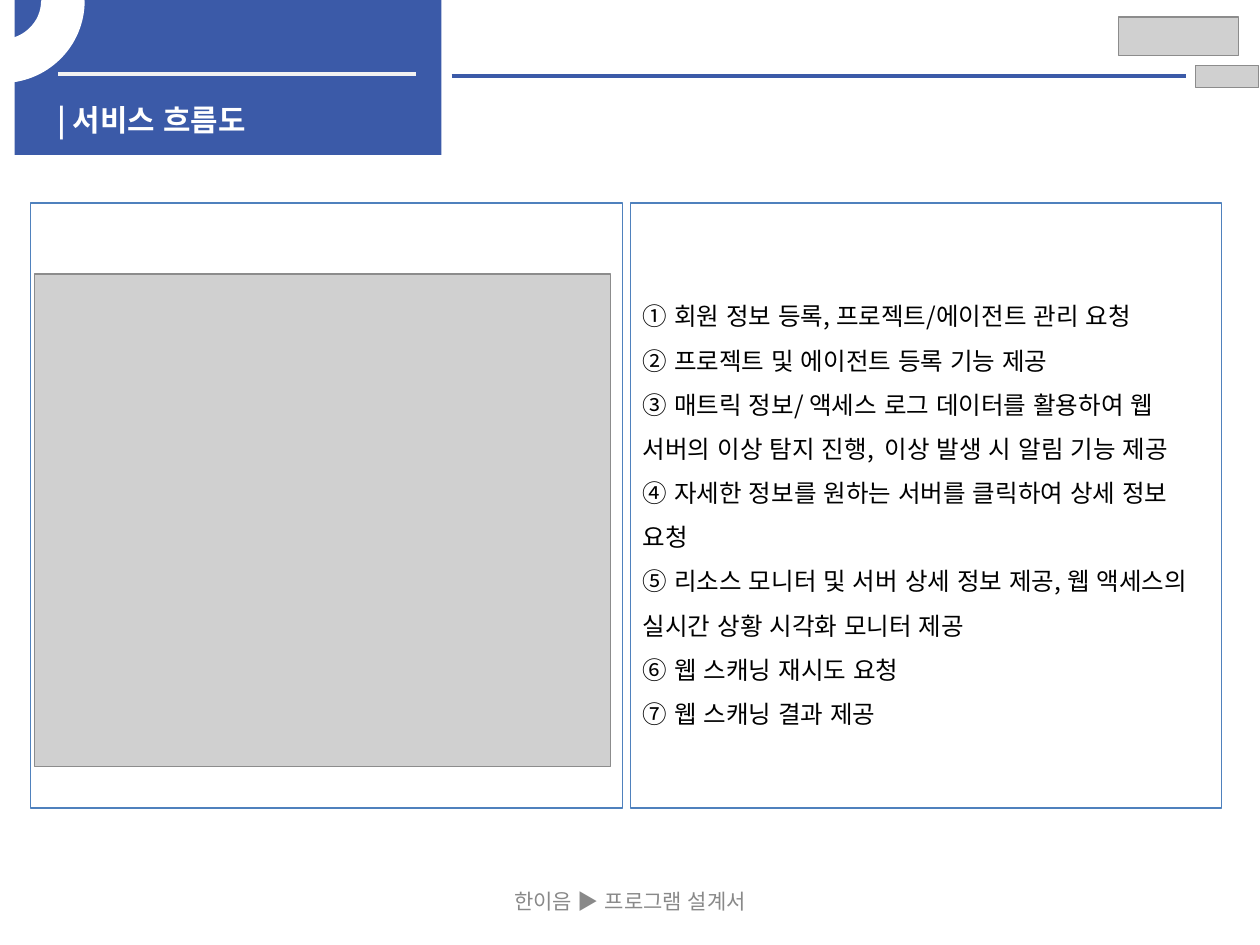
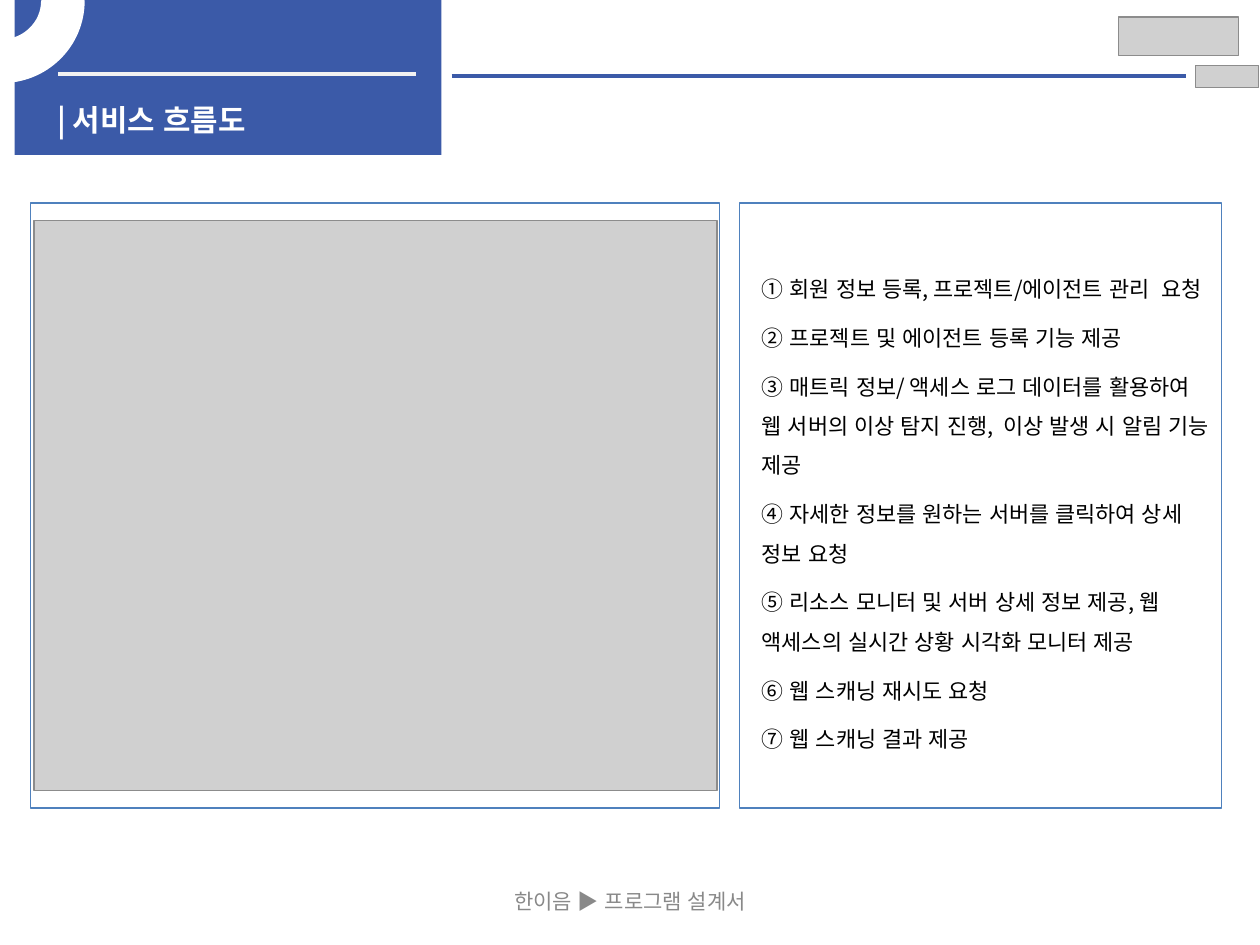
Before and after one commit to HwangYooHyun1/2023_Hanium_prj, a slide deck: slide 9 of 02_문서/03_중간보고서/2023_SW개발_HW제작설계서_일반_초안.pptx (slide 8 before the commit). Drawn at 1260x945 pixels with LibreOffice and Linux fonts; fonts in the diff are those of the drawing; grey boxes stand for pictures. Boxes give left, top, right and bottom in pixels: in the first picture for what was removed or moved away, otherwise in the second. Text is boxed around its words. In the diff, an @@ line names an element or a change of style, - is before the commit and + after.

```diff
--- a/02_문서/03_중간보고서/2023_SW개발_HW제작설계서_일반_초안.pptx
+++ b/02_문서/03_중간보고서/2023_SW개발_HW제작설계서_일반_초안.pptx
@@ rectangle: place and size @@
-rectangle at [30, 203, 622, 808]
+rectangle at [30, 203, 719, 808]
@@ rectangle: place and size @@
-rectangle at [631, 203, 1222, 808]
+rectangle at [739, 203, 1222, 808]
@@ picture: place and size @@
-picture at [34, 274, 610, 766]
+picture at [34, 221, 718, 791]
@@ text "① 회원 정보 등록, 프로젝트/에이전트 ...": place and size @@
-text "① 회원 정보 등록, 프로젝트/에이전트 ..." at [643, 304, 1187, 725]
+text "① 회원 정보 등록, 프로젝트/에이전트 ..." at [762, 278, 1208, 749]
@@ text "① 회원 정보 등록, 프로젝트/에이전트 ..." at [762, 278, 1208, 749]: size 14 to 12.5 pt @@
```
Also in this commit, not shown: 19 other slides changed, 2 slides added, 2 other files.
